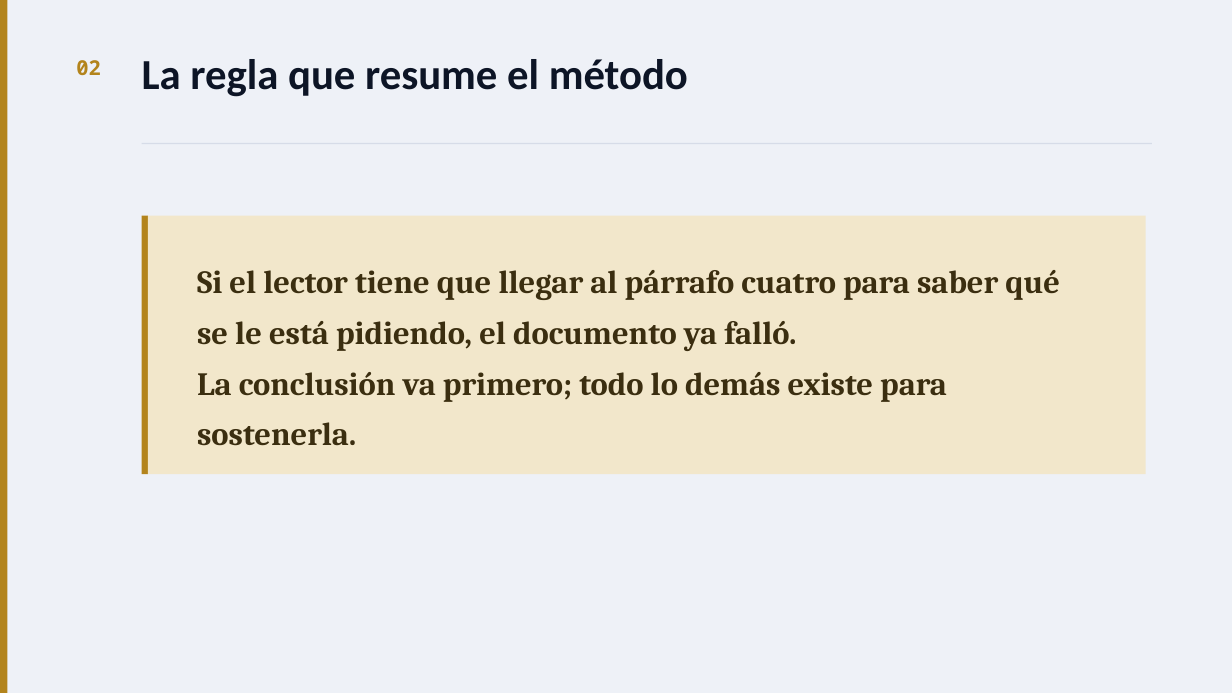
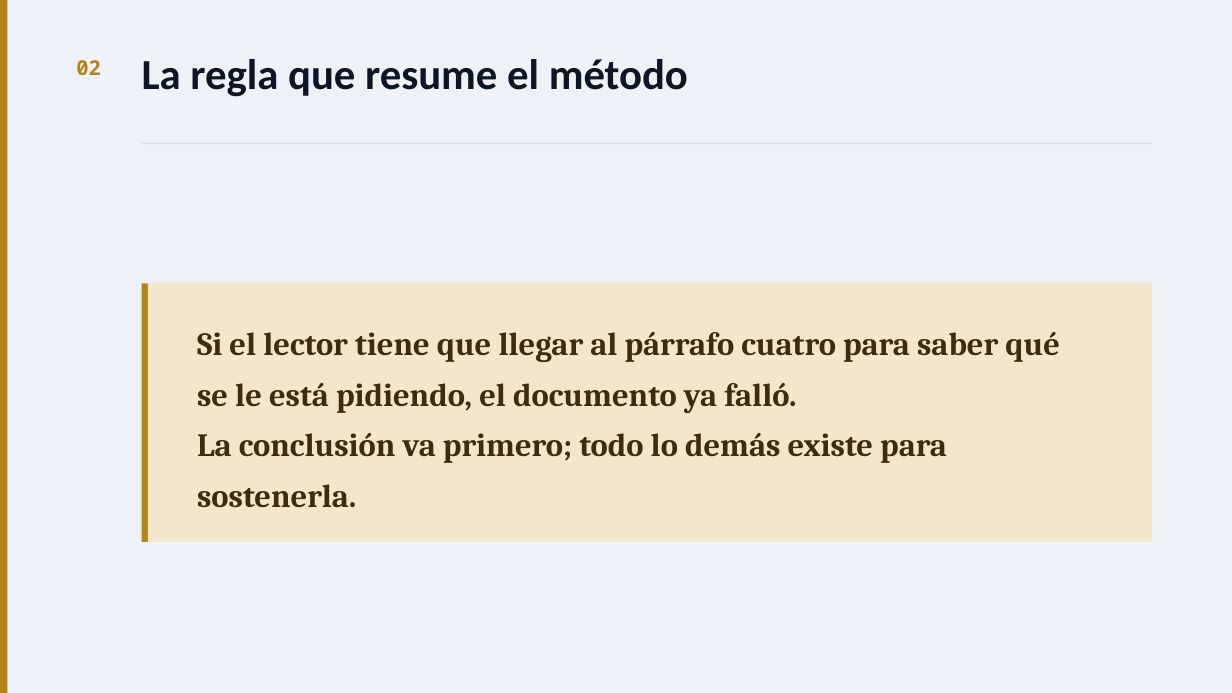
Before and after one commit to jonathanvazh/conclusion-first, a slide deck: slide 3 of Taller-conclusion-primero.pptx. Drawn at 1232x693 pixels with LibreOffice and Linux fonts; fonts in the diff are those of the drawing. Boxes give left, top, right and bottom in pixels: in the first picture for what was removed or moved away, otherwise in the second. Text is boxed around its words. In the diff, an @@ line names an element or a change of style, - is before the commit and + after.

```diff
--- a/Taller-conclusion-primero.pptx
+++ b/Taller-conclusion-primero.pptx
@@ rectangle: place and size @@
-rectangle at [142, 216, 148, 474]
+rectangle at [142, 283, 148, 542]
@@ rectangle: place and size @@
-rectangle at [148, 216, 1146, 474]
+rectangle at [148, 283, 1152, 542]
@@ text "Si el lector tiene que ...": place and size @@
-text "Si el lector tiene que ..." at [197, 270, 1060, 446]
+text "Si el lector tiene que ..." at [197, 332, 1060, 508]
```
Also in this commit, not shown: 9 other slides changed, 13 other files.
